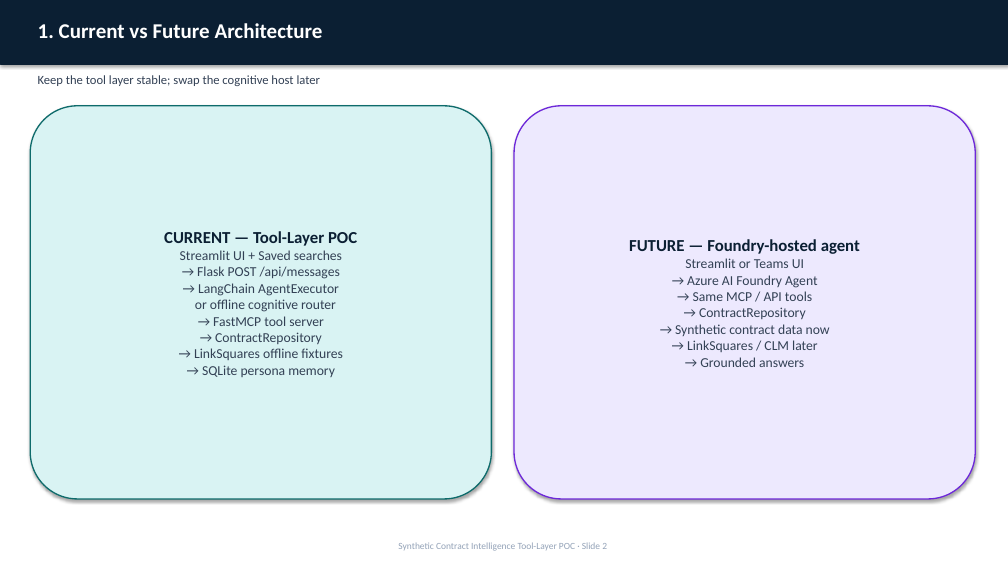
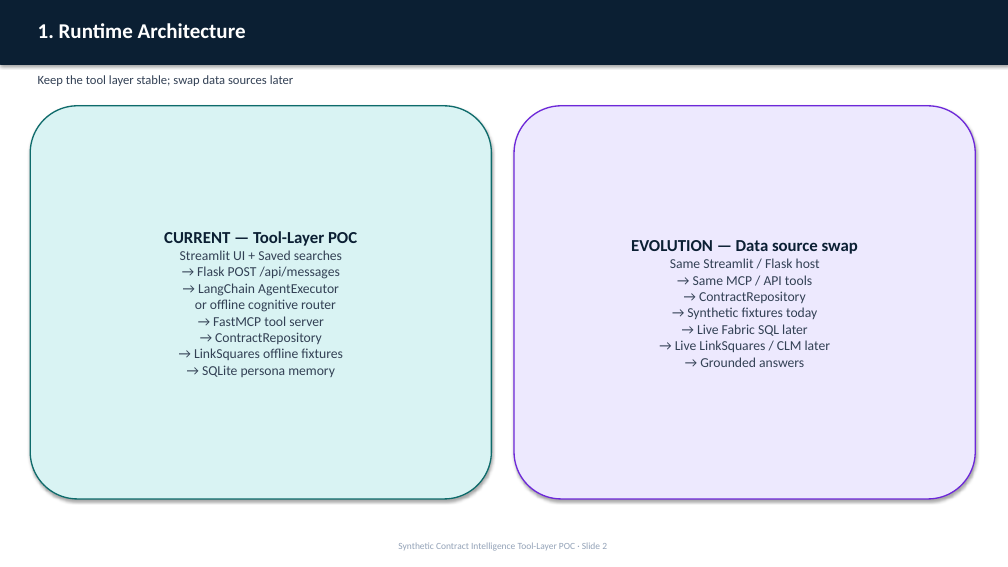
Before and after one commit to booshank/VALAgent, a slide deck: slide 2 of docs/VAL_CoPilot_Architecture_and_Process_Flow.pptx. Drawn at 1008x567 pixels with LibreOffice and Linux fonts; fonts in the diff are those of the drawing. Boxes give left, top, right and bottom in pixels: in the first picture for what was removed or moved away, otherwise in the second. Text is boxed around its words. In the diff, an @@ line names an element or a change of style, - is before the commit and + after.

```diff
--- a/docs/VAL_CoPilot_Architecture_and_Process_Flow.pptx
+++ b/docs/VAL_CoPilot_Architecture_and_Process_Flow.pptx
@@ text at (x1=38, y1=23, x2=246, y2=38): text changed @@
-1. Current vs Future Architecture
+1. Runtime Architecture
@@ text at (x1=38, y1=75, x2=294, y2=86): text changed @@
-Keep the tool layer stable; swap the cognitive host later
+Keep the tool layer stable; swap data sources later
@@ text in rounded rectangle at (x1=631, y1=240, x2=858, y2=367): text changed @@
-FUTURE — Foundry-hosted agent
-Streamlit or Teams UI
-→ Azure AI Foundry Agent
-→ Same MCP / API tools
-→ ContractRepository
-→ Synthetic contract data now
-→ LinkSquares / CLM later
-→ Grounded answers
+EVOLUTION — Data source swap
+Same Streamlit / Flask host
+→ Same MCP / API tools
+→ ContractRepository
+→ Synthetic fixtures today
+→ Live Fabric SQL later
+→ Live LinkSquares / CLM later
+→ Grounded answers
```
Also in this commit, not shown: 3 other slides changed, 1 slide removed, 19 other files.
